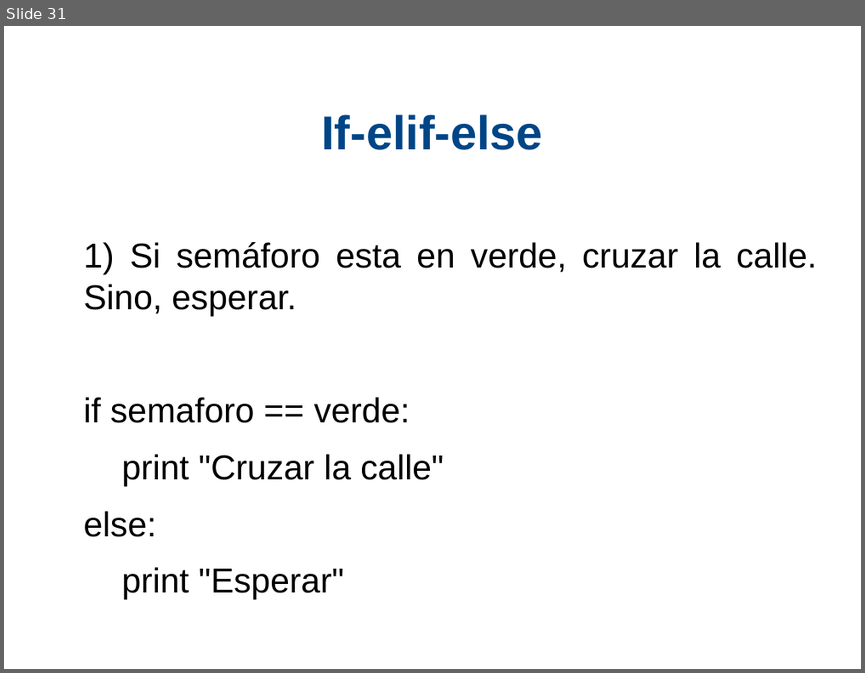
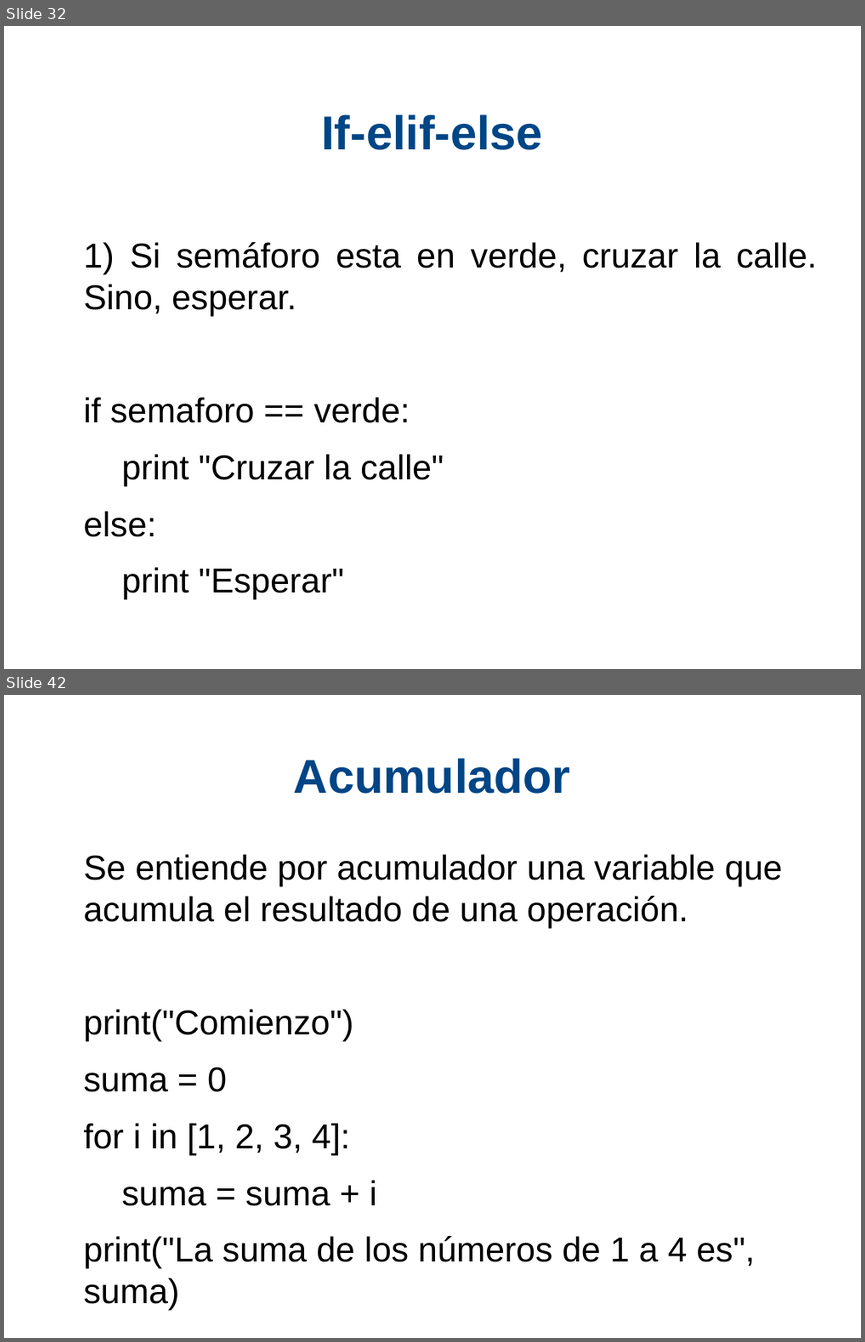
Before and after one commit to xDavidPM/Taller-Python, a slide deck: Python diapositiva.odp. Shown one above the other, each under a label of ours: slide 31 before the commit, slides 32 and 42 after it; the slides between them are not shown. The pictures are 865x673 and 865x1342 pixels, drawn with LibreOffice and Linux fonts; fonts in the diff are those of the drawing; background and template pictures are left out. Boxes give left, top, right and bottom in pixels: in the first picture for what was removed or moved away, otherwise in the second. Text is boxed around its words. In the diff, an @@ line names an element or a change of style, - is before the commit and + after.

```diff
--- a/Python diapositiva.odp
+++ b/Python diapositiva.odp
@@ slide 42 added at [4,695,861,1338], background #FFFFFF @@
@@ title added at [294,758,571,794], 44 pt, text #004586, bold @@
+Acumulador
@@ text added at [84,854,783,1268], 32 pt, text #000000 @@
+Se entiende por acumulador una variable que acumula el resultado de una operación.
+print("Comienzo")
+suma = 0
+for i in [1, 2, 3, 4]:
+suma = suma + i
+print("La suma de los números de 1 a 4 es", suma)
@@ what was slide 31 is now slide 32 @@
```
Also in this commit, not shown: 3 slides changed, 10 other slides added, 3 other files.
